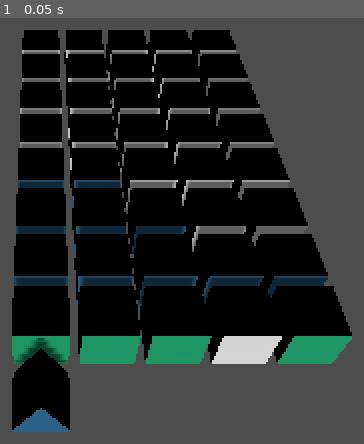
Above: before the commit, frame 1.
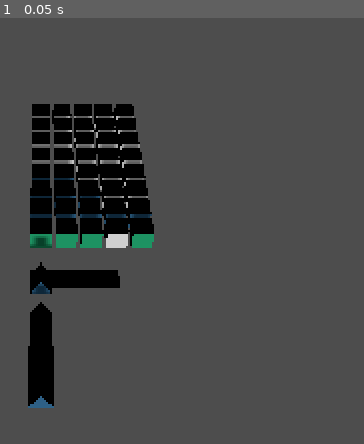
Above: after the commit, the same moment.

Repository: dariuszknappwr/Blaze-shooter
Game: Godot game, scene res://Scenes/main.tscn
Two runs of this game, one before a commit and one after it. Both use one fixed random seed, a clock stepped at 60 frames per second and the inputs below.
Inputs:
- Up to frame 1 (0.05 s): no input

The runs differ from the first frame. In frame 1, 52% of the frame differs, in the area x 3-97%, y 2-98%.

Commit message:
Implement Rack and RackView classes; refactor ShooterManager and ConveyorPath

Diff:
--- /dev/null
+++ b/Models/bench_rack_slot.tscn
@@ -0,0 +1,9 @@
+[gd_scene load_steps=2 format=3 uid="uid://042ngtw65i8n"]
+
+[sub_resource type="QuadMesh" id="QuadMesh_njjkt"]
+
+[node name="BenchRackSlot" type="Node3D"]
+
+[node name="MeshInstance3D" type="MeshInstance3D" parent="."]
+transform = Transform3D(1, 0, 0, 0, -4.371139e-08, 1, 0, -1, -4.371139e-08, 0, 0, 0)
+mesh = SubResource("QuadMesh_njjkt")
--- a/Scenes/main.tscn
+++ b/Scenes/main.tscn
@@ -8,6 +8,8 @@
 [ext_resource type="Script" uid="uid://g6yqee1hse0m" path="res://Scripts/Controller/ShooterManager.gd" id="6_344ge"]
 [ext_resource type="PackedScene" uid="uid://oxw5asvujpy" path="res://Models/shooter.tscn" id="7_ynf5e"]
 [ext_resource type="Script" uid="uid://ov4rieg0a4il" path="res://Scripts/Controller/ColorController.gd" id="8_ynf5e"]
+[ext_resource type="Script" uid="uid://couhn71fn4irt" path="res://Scripts/View/RackView.gd" id="9_ynf5e"]
+[ext_resource type="PackedScene" uid="uid://042ngtw65i8n" path="res://Models/bench_rack_slot.tscn" id="10_hptm8"]
 
 [sub_resource type="Resource" id="Resource_kry3j"]
 script = ExtResource("6_21xkr")
@@ -24,7 +26,7 @@
 [node name="Main" type="Node3D"]
 
 [node name="Camera3D" type="Camera3D" parent="."]
-transform = Transform3D(1, 0, 0, 0, 0.70023674, 0.71391064, 0, -0.71391064, 0.7002368, 0, 9.655034, 13.752723)
+transform = Transform3D(1, 0, 0, 0, 0.7002368, 0.71391064, 0, -0.7139107, 0.7002368, 0, 22.266548, 25.605278)
 
 [node name="DirectionalLight3D" type="DirectionalLight3D" parent="."]
 shadow_enabled = true
@@ -35,21 +37,22 @@
 cell_view_scene = ExtResource("2_bo1nx")
 grid_config = SubResource("Resource_kry3j")
 
-[node name="GameController" type="Node" parent="." node_paths=PackedStringArray("grid_view", "shooter_manager", "color_controller")]
+[node name="GameController" type="Node" parent="." node_paths=PackedStringArray("grid_view", "shooter_manager", "color_controller", "rackView")]
 script = ExtResource("3_jjvhh")
-map_path = null
 legend = ExtResource("4_kry3j")
 grid_view = NodePath("../GridView")
 grid_config = SubResource("Resource_21xkr")
 shooter_manager = NodePath("../ShooterManager")
 color_controller = NodePath("../ColorController")
+rackView = NodePath("../RackView")
 metadata/_custom_type_script = "uid://bd35n1nt0077u"
 
-[node name="ShooterManager" type="Node3D" parent="." node_paths=PackedStringArray("color_controller")]
+[node name="ShooterManager" type="Node3D" parent="." node_paths=PackedStringArray("color_controller", "rackView")]
 script = ExtResource("6_344ge")
 shooter_scene = ExtResource("7_ynf5e")
 grid_config = SubResource("Resource_6bp64")
 color_controller = NodePath("../ColorController")
+rackView = NodePath("../RackView")
 
 [node name="ColorController" type="Node3D" parent="."]
 script = ExtResource("8_ynf5e")
@@ -57,3 +60,8 @@
 metadata/_custom_type_script = "uid://ov4rieg0a4il"
 
 [node name="ConveyorPathView" type="Node3D" parent="."]
+
+[node name="RackView" type="Node3D" parent="."]
+transform = Transform3D(1, 0, 0, 0, 1, 0, 0, 0, 1, 0, 0, 11)
+script = ExtResource("9_ynf5e")
+slot_scene = ExtResource("10_hptm8")
--- a/Scripts/Container/ConveyorPath.gd
+++ b/Scripts/Container/ConveyorPath.gd
@@ -95,27 +95,9 @@
 
 func update_conveyor(delta:float):
 	for shooter in shooters_on_conveyor:
-		#var step = shooter.current_step()
-		#var position = Vector3(
-			#step.grid_pos.x * grid_config.cell_size,
-			#0,
-			#step.grid_pos.y * grid_config.cell_size
-		#)
-		#
-		#var view = shooter.view
-		#view.global_position = view.global_position.linear_interpolate(target_pos, delta * conveyor_speed)
 
 		if not shooter.has_shot_this_step:
 			var target = shooter.find_target(grid)
 			if target != Vector2i(-1,-1):
 				grid.get_cell(target.x, target.y).hit()
 			shooter.has_shot_this_step = true
-
-#func check_full_rotation():
-	#for shooter in shooters_on_conveyor.duplicate():
-		#if shooter.path_index == 0:
-			#shooters_on_conveyor.erase(shooter)
-			#if shooters_on_bench.size()>=5:
-				#push_error("GAMEOVER")
-			#else:
-				#shooters_in_reserve.append(shooter)
--- a/Scripts/Container/Rack.gd
+++ b/Scripts/Container/Rack.gd
@@ -1,15 +1,30 @@
 extends RefCounted
 class_name Rack
 
-var shooters_on_rack: Array = []
+var slots: Array = []
 var number_of_columns := 4
+signal shooter_added_to_rack(shooter: Shooter, position: Vector3)
 
 func _init():
-	shooters_on_rack.clear()
-	shooters_on_rack.resize(number_of_columns)
+	slots.clear()
+	slots.resize(number_of_columns)
 
 	for col in range(number_of_columns):
-		shooters_on_rack[col] = []
+		slots[col] = []
 
 func add_shooter(shooter: Shooter, column: int):
-	shooters_on_rack[column].append(shooter)
+	slots[column].append(shooter)
+	var position = get_slot_position(slots[column].size())
+	shooter_added_to_rack.emit(shooter, position)
+
+func get_shooter_position(shooter: Shooter) -> Vector2i:
+	for col in range(number_of_columns):
+		for row in range(slots[col].size()):
+			if slots[col][row] == shooter:
+				return Vector2i(col,row)
+	return Vector2i(-1,-1)
+
+func get_slot_position(i: int) -> Vector3:
+	var col = i % number_of_columns
+	var row = i / number_of_columns
+	return Vector3(col, 0, row)
--- a/Scripts/Controller/GameController.gd
+++ b/Scripts/Controller/GameController.gd
@@ -10,6 +10,7 @@
 var conveyor: ConveyorPath
 var rack: Rack
 var bench: Bench
+@export var rackView: RackView
 
 func _ready():
 	check_errors()
@@ -24,9 +25,11 @@
 	grid_view.set_grid(grid, color_controller)
 	rack = Rack.new()
 	conveyor = ConveyorPath.new(rack)
-	shooter_manager.connect_conveyor_signals(conveyor)
+	shooter_manager.connect_signals(conveyor, rack)
 	bench = Bench.new()
 	var pathArray = conveyor.get_steps(grid)
+
+	rackView.setup(rack)
 
 	var shooter_symbols = ["0","1","1","2","0"]
 	shooter_manager.spawn_shooters(shooter_symbols, pathArray, rack, bench)
--- a/Scripts/Controller/ShooterManager.gd
+++ b/Scripts/Controller/ShooterManager.gd
@@ -6,14 +6,19 @@
 @export var max_conveyor_shooters := 5
 @export var conveyor_speed := 2.0
 @export var color_controller: ColorController
-@export var rack_columns := 4
+@export var rackView: RackView
 
 var shooters: Array[Shooter] = []
 var shooter_views: Array[ShooterView] = []
+var shooter_container_views: Dictionary = {}
 var rack: Rack
 var bench
 var conveyor_path_obj: ConveyorPath
 var conveyor_path: Array
+
+func _ready():
+	_update_shooter_view()
+
 
 func spawn_shooters(shooter_symbols: Array, path: Array, shooter_rack: Rack, bench_data: Bench):
 	conveyor_path = path
@@ -25,24 +30,15 @@
 		var shooter = create_shooter(color_symbol)
 		var view = create_shooter_view(shooter)
 
-
-		var col = i % rack_columns
-		var row = i / rack_columns
-		var rack_pos = Vector3(
-			col * grid_config.cell_size,
-			0,
-			row * grid_config.cell_size
-		)
+		var col = i % rack.number_of_columns
 		rack.add_shooter(shooter, col)
 
-		view.position = rack_pos
-		view.target_position = rack_pos
-
-func connect_conveyor_signals(conveyor: ConveyorPath):
+func connect_signals(conveyor: ConveyorPath, rack: Rack):
 	conveyor_path_obj = conveyor
 	conveyor.shooter_added_to_conveyor.connect(_on_shooter_added_to_conveyor)
 	conveyor.conveyor_full.connect(_on_conveyor_full)
 	conveyor.shooter_completed_rotation.connect(_on_shooter_completed_rotation)
+	rack.shooter_added_to_rack.connect(_on_shooter_added_to_rack)
 
 func _on_shooter_added_to_conveyor(shooter: Shooter):
 	print("Shooter added to conveyor: ", shooter.color_symbol)
@@ -51,36 +47,20 @@
 func _on_conveyor_full():
 	print("Conveyor is full! Game might need to handle this")
 
+func _on_shooter_added_to_rack(shooter: Shooter, pos: Vector3):
+	var view = shooter_container_views.get(shooter)
+	#shooter.set_position(pos)
 
-#func update_conveyor(delta:float):
-	#for shooter in shooters_on_conveyor:
-		#var step = shooter.current_step()
-		#var target_pos = Vector3(
-			#step.grid_pos.x * grid_config.cell_size,
-			#0,
-			#step.grid_pos.y * grid_config.cell_size
-		#)
-		#
-		#var view = shooter.view
-		#view.gloval_position = view.gloval_position.linear_interpolate(target_pos, delta * conveyor_speed)
-		#
-		#if not shooter.has_shot_this_step:
-			#var target = shooter.find_target(grid_config.grid)
-			#if target != Vector2i(-1,-1):
-				#grid_config.grid.get_cell(target.x, target.y).hit()
-			#shooter.has_shot_this_step = true
-
-#func check_full_rotation():
-	#for shooter in shooters_on_conveyor.duplicate():
-		#if shooter.path_index == 0:
-			#shooters_on_conveyor.erase(shooter)
-			#if shooters_in_reserve.size()>=5:
-				#push_error("GAMEOVER")
-			#else:
-				#shooters_in_reserve.append(shooter)
+func _update_shooter_view():
+	for shooter in shooter_container_views.keys():
+		var view = shooter_container_views[shooter]
+		var pos2D = rack.get_shooter_position(shooter)
+		var pos3D = Vector3(pos2D.x, 0, pos2D.y)
+		view.set_position(rackView.get_rack_starting_position() + pos3D)
 
 func create_shooter(symbol):
 	var shooter = Shooter.new(symbol, 10, conveyor_path)
+	rack.add_shooter(shooter, 0)
 	shooters.append(shooter)
 	return shooter
 
@@ -90,8 +70,8 @@
 	view.color_controller = color_controller
 	view.setup(shooter)
 	add_child(view)
-	view.initialize_position()
 	shooter_views.append(view)
+	shooter_container_views[shooter] = view
 	return view
 
 func get_current_step(shooter: Shooter) -> ConveyorPath.Step:
--- /dev/null
+++ b/Scripts/View/RackView.gd
@@ -0,0 +1,17 @@
+extends Node3D
+class_name RackView
+
+@export var slot_scene: PackedScene
+var rack: Rack
+
+func setup(rack_data: Rack):
+	rack = rack_data
+	for i in range(rack.slots.size()):
+		var slot = slot_scene.instantiate()
+		var col = rack.get_slot_position(i).x
+		var row = rack.get_slot_position(i).z
+		slot.position = Vector3(col,0,row)
+		add_child(slot)
+
+func get_rack_starting_position():
+	return position
--- a/Scripts/View/ShooterView.gd
+++ b/Scripts/View/ShooterView.gd
@@ -16,7 +16,7 @@
 func _ready() -> void:
 	if not grid_config:
 		push_error("ShooterView: Please fill grid_config in Inspector!")
-	_update_transform()
+
 
 func setup(shooter_data: Shooter):
 	shooter = shooter_data
@@ -25,18 +25,7 @@
 	original_color = color
 
 
-func _update_transform():
-	var step = shooter.current_step()
-	position = Vector3(
-		step.grid_pos.x * grid_config.cell_size,
-		0,
-		step.grid_pos.y * grid_config.cell_size
-	)
 
-	look_at(
-		position + Vector3(step.shoot_dir.x, 0, step.shoot_dir.y),
-		Vector3.UP
-	)
 
 func _apply_color(color: Color):
 	for child in get_children():
@@ -46,33 +35,3 @@
 				mat = StandardMaterial3D.new()
 				child.material_override = mat
 			mat.albedo_color = color
-
-func _process(delta: float):
-	if not shooter:
-		return
-
-	var step = shooter.current_step()
-	target_position = Vector3(
-		step.grid_pos.x * grid_config.cell_size,
-		0,
-		step.grid_pos.y * grid_config.cell_size
-	)
-	global_position = global_position.move_toward(target_position, delta * move_speed)
-
-	look_at(global_position + Vector3(step.shoot_dir.x, 0, step.shoot_dir.y), Vector3.UP)
-
-	if flashing:
-		flash_timer -= delta
-		if flash_timer <= 0:
-			_apply_color(original_color)
-			flashing = false
-
-func show_shot_effect():
-	var flash_color = Color(1,0,0)
-	_apply_color(flash_color)
-	flashing = true
-	flash_timer = flash_time
-
-func initialize_position():
-	target_position = global_position
-	_update_transform()
Not shown: 1 places in Scenes/main.tscn that only renumber resources
